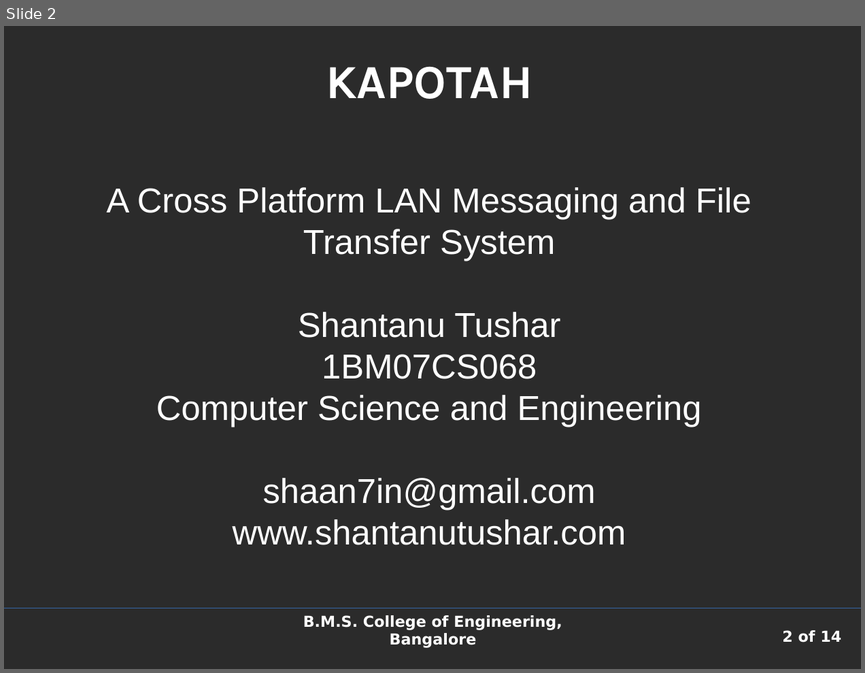
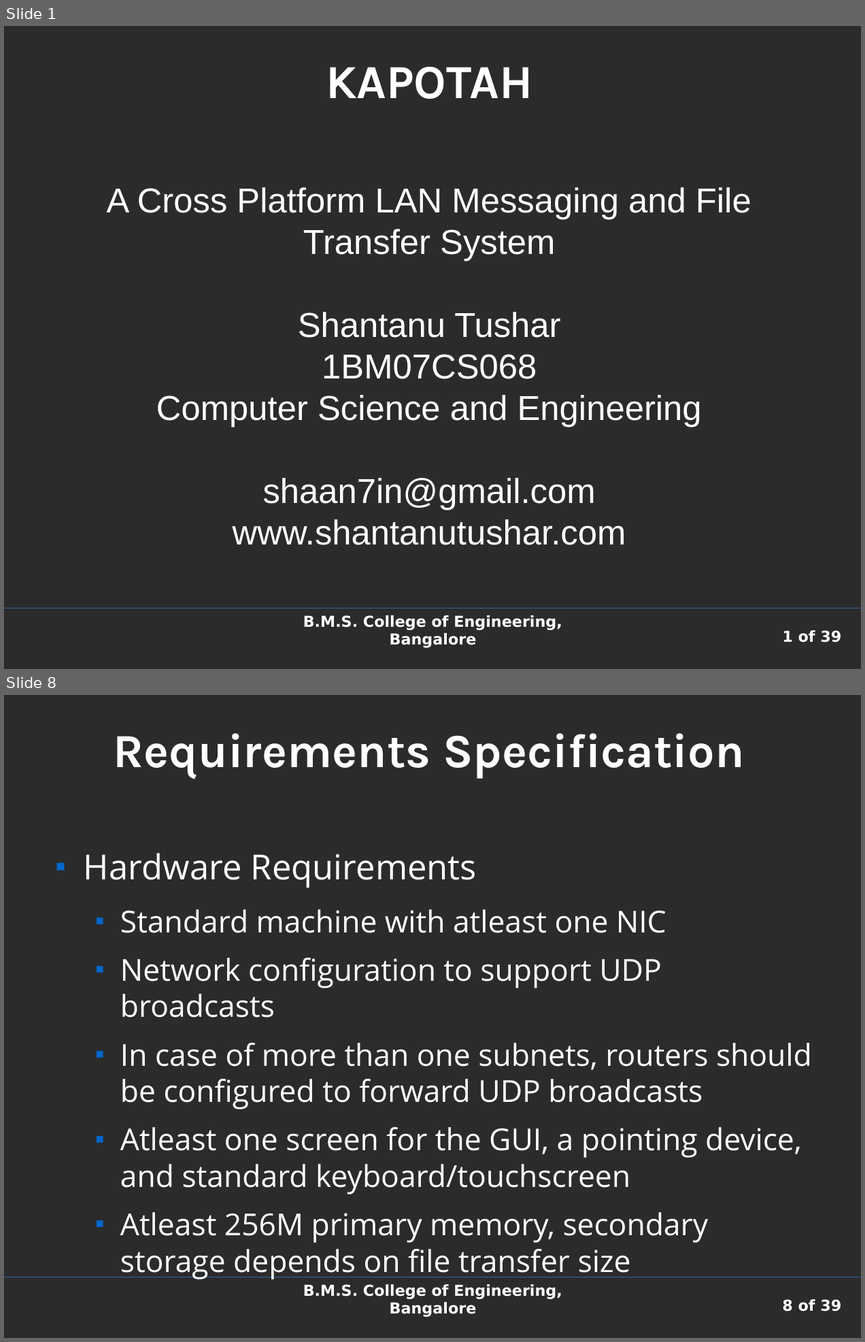
Before and after one commit to shaan7/Kapotah, a slide deck: docs/presentation.odp. Shown one above the other, each under a label of ours: slide 2 before the commit, slides 1 and 8 after it; the slides between them are not shown. The pictures are 865x673 and 865x1342 pixels, drawn with LibreOffice and Linux fonts; fonts in the diff are those of the drawing; background and template pictures are left out; a plain dark background stands for a picture behind light text. Boxes give left, top, right and bottom in pixels: in the first picture for what was removed or moved away, otherwise in the second. Text is boxed around its words. In the diff, an @@ line names an element or a change of style, - is before the commit and + after.

```diff
--- a/docs/presentation.odp
+++ b/docs/presentation.odp
@@ slide 8 added at box(4, 695, 861, 1338), background picture (left out); not listed: 3 template elements that a slide beside it also shows @@
@@ title added at box(113, 733, 745, 779), 44 pt, text #FFFFFF, bold @@
+Requirements Specification
@@ text added at box(84, 853, 812, 1279), 28 pt, text #FFFFFF @@
+■ Hardware Requirements
+  ■ Standard machine with atleast one NIC
+  ■ Network configuration to support UDP broadcasts
+  ■ In case of more than one subnets, routers should be configured to forward UDP broadcasts
+  ■ Atleast one screen for the GUI, a pointing device, and standard keyboard/touchscreen
+  ■ Atleast 256M primary memory, secondary storage depends on file transfer size
@@ what was slide 2 is now slide 1 @@
@@ page number at box(782, 630, 841, 642): text changed @@
-2 of 14
+1 of 39
```
Also in this commit, not shown: 7 slides changed, 30 other slides added, 6 slides removed.
